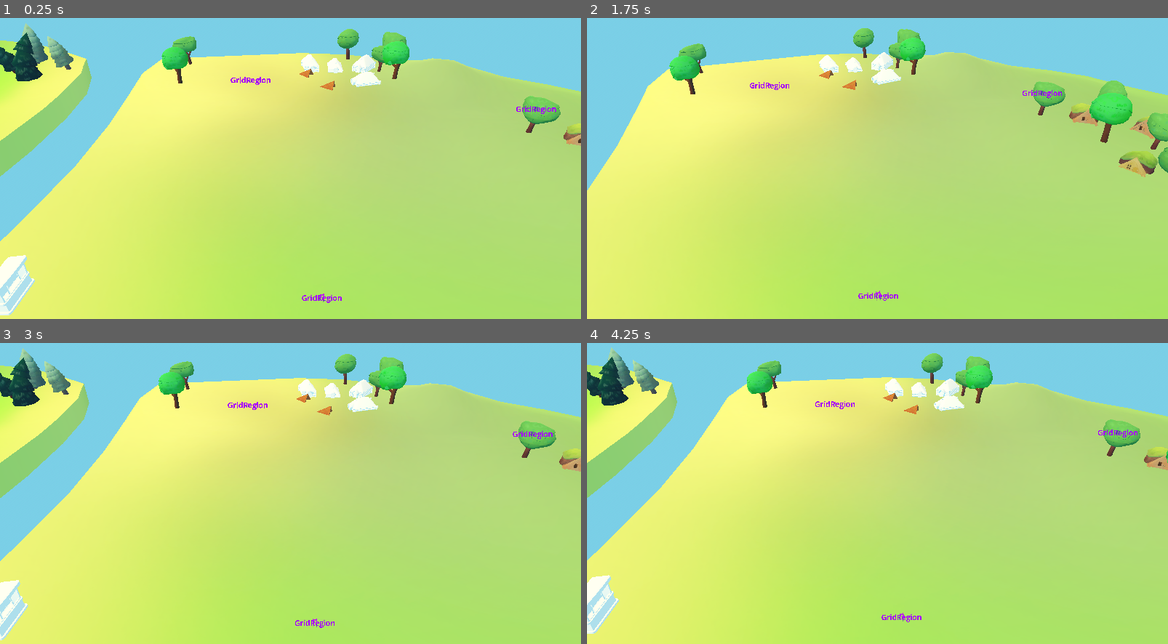
Above: before the commit, frames 1-4 (two rows, left to right).
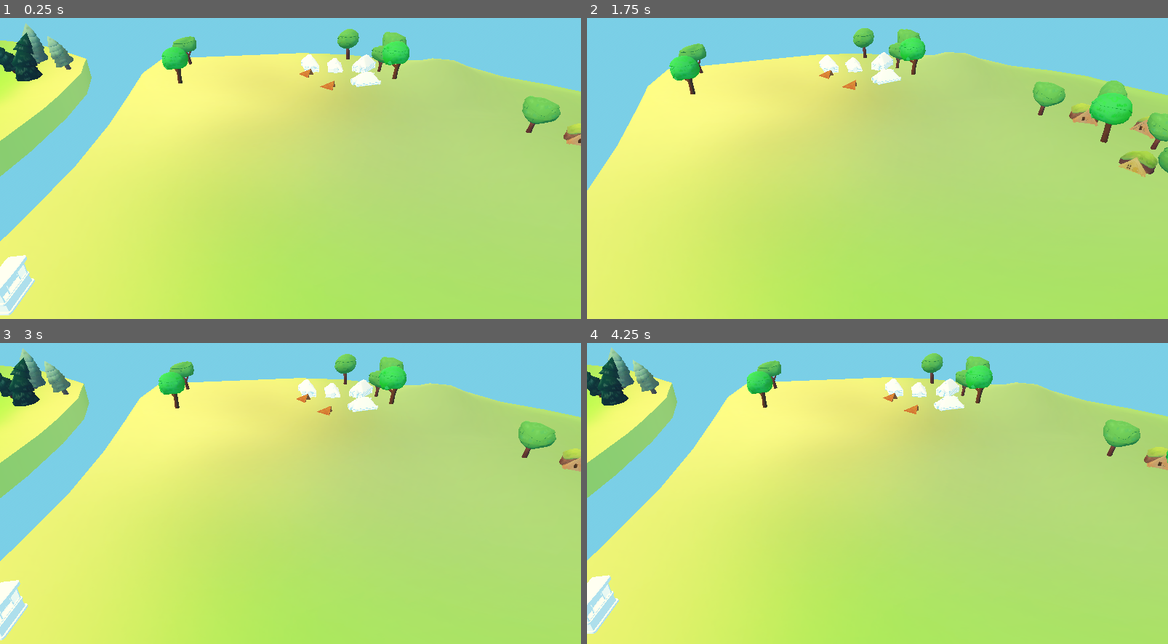
Above: after the commit, the same moments.

Repository: Baizard-13/Racoonomics
Game: Godot game, scene res://Location/location.tscn
Same seed, same stepped clock (60 frames per second), same inputs: the game is played once before the commit and once after it.
Inputs (mouse positions are in pixels of both pictures, inside the frame that each line leads up to):
- Up to frame 1 (0.25 s): no input
- Up to frame 2 (1.75 s): tap Enter at 0.5 s; move the mouse to (1005, 138) at 0.52 s; tap A (a) at 0.6 s; tap D (d) at 0.8, 1.35 s; tap Space at 1.25 s; move the mouse to (761, 171) at 1.27 s; tap E (e) at 1.55 s
- Up to frame 3 (3 s): tap Enter at 2 s; move the mouse to (348, 409) at 2.02 s; tap E (e) at 2.1 s; tap Q (q) at 2.3, 2.85 s; tap Space at 2.75 s; move the mouse to (261, 544) at 2.77 s
- Up to frame 4 (4.25 s): tap S (s) at 3.05, 3.6 s; tap Enter at 3.5 s; move the mouse to (1051, 529) at 3.52 s; tap W (w) at 3.8 s

The runs differ from the first frame. In frame 1, 0.2% of the frame differs, in the area x 39-96%, y 19-95%; in frame 2, 0.2%; in frame 3, 0.2%; in frame 4, 0.2%.
Error before the commit: Parse Error: Could not parse global class "WorldGrid" from "res://Grid/scripts/world_grid.gd". (res://Grid/scripts/grid_region.gd:37)
Error after the commit: Invalid access to property or key 'carrot' on a base object of type 'Node (Global.gd)'. (res://scripts/FarmWork.gd:12)

Commit message:
more early building stuff

Diff:
--- a/Global.gd
+++ b/Global.gd
@@ -1,32 +1,20 @@
 extends Node
 
-var devotion: int = 0 ##преданность
+#var devotion: int = 0 ##преданность # по регионам же..?
 
-#переменные продуктов
-var carrot: int = 0 ##морковь
-var nuts: int = 0 ##орехи
-var apple: int = 0 ##яблоки
-var planks: int = 0 ##доски
+#enum prod_types{
+	#carrot = 0, ##морковка, даёт сытность для зайчиков = довольность :O
+	#nut = 1, ##орехи, даёт сытность для белочек = довольность :O
+	#apple = 2, ##яблочки, даёт сытность для ёжиков = довольность :O
+	#wood = 3, ##брёвна, даёт сытность для бобров = довольность :O
+#}
 
-#переменные блюд
-var carrot_soup: int = 0 ##морковный суп
-var nut_snacks: int = 0 ##ореховые снеки
-var applesauce: int = 0 ##яблочное пюре
-var fried_bark: int = 0 ##жареная кора
 
-enum prod_types{
-	carrot = 0, ##морковка, даёт сытность для зайчиков = довольность :O
-	nuts = 1, ##орехи, даёт сытность для белочек = довольность :O
-	apple = 2, ##яблочки, даёт сытность для ёжиков = довольность :O
-	planks = 3, ##брёвна, даёт сытность для бобров = довольность :O
+enum ProduceType {
+	CARROT,
+	NUT,
+	APPLE,
+	WOOD,
+	MEAT,
+	FLIES
 }
-func add_to_integer_res_type(prod_type_check: int, add_value: int):
-	match prod_type_check:
-		0:
-			carrot += add_value
-		1:
-			nuts += add_value
-		2:
-			apple += add_value
-		3:
-			planks += add_value
--- a/Grid/scenes/building.tscn
+++ b/Grid/scenes/building.tscn
@@ -43,6 +43,7 @@
 
 [node name="Building" type="Node3D" unique_id=155364411]
 script = ExtResource("1_tblqq")
+ports = null
 
 [node name="MeshBoundsVisualizer" type="MeshInstance3D" parent="." unique_id=1486330635]
 transform = Transform3D(1, 0, 0, 0, 1, 0, 0, 0, 1, 0, 0.5, 0)
@@ -50,3 +51,5 @@
 mesh = SubResource("BoxMesh_tblqq")
 
 [node name="GridUIVisualizer" type="Node3D" parent="." unique_id=926903815]
+
+[node name="Ports" type="Node3D" parent="." unique_id=486897094]
--- a/Grid/scripts/building.gd
+++ b/Grid/scripts/building.gd
@@ -3,10 +3,12 @@
 extends Node3D
 
 @export var title := "Unnamed Building"
-@export var dimensions := Vector2i.ONE
+@export var dimensions := Vector2i.ONE # for the sake of my sanity we will assume the grid size is 1x1m.
 ## world-space origin
 @export var origin_cell := Vector2i.ZERO
 @export var invalid_cells : Array[Vector2i]
+@export var ports : Array[BuildingPort]
+
 @onready var mesh_bounds_visualizer: MeshInstance3D = $MeshBoundsVisualizer
 
 func get_cells() -> Array[Vector2i]:
@@ -15,3 +17,30 @@
 		for y in range(origin_cell.y, origin_cell.y + dimensions.y):
 			cells.append(Vector2i(x, y))
 	return cells
+
+func get_port_at_cell(cell: Vector2i) -> BuildingPort:
+	for port in ports:
+		var port_cell = origin_cell + port.cell_offset
+		if port_cell == cell:
+			return port
+	return null
+
+# func tick() -> void:
+# 	print("someone didn't override tick(), please do (building %s)" % name)
+
+# wherever these will eventually be called, they must be called in this order specifically
+func tick_produce() -> void:
+	pass
+
+func tick_transport() -> void:
+	pass
+
+func tick_consume() -> void:
+	pass
+
+
+func update_editor_vis() -> void:
+	pass
+
+func _rebuild_ports():
+	pass
--- a/Grid/scripts/world_grid.gd
+++ b/Grid/scripts/world_grid.gd
@@ -51,11 +51,14 @@
 	return ""
 
 func try_place_building(building: Building) -> bool:
-    var building_cells = building.get_cells()
-    for cell in building_cells:
-        if !valid_cells.has(cell) or occupied_cells.has(cell):
-            return false
+	var building_cells = building.get_cells()
+	for cell in building_cells:
+		if !valid_cells.has(cell) or occupied_cells.has(cell):
+			return false
 
-    var building_rect = Rect2i(building.origin_cell, building.dimensions)
-    _occupy_rect(building_rect, building.title)
-    return true
+	var building_rect = Rect2i(building.origin_cell, building.dimensions)
+	_occupy_rect(building_rect, building.title)
+	if building.get_parent() != self:
+		add_child(building)
+
+	return true
--- a/Location/Location_Meshes/sm_location.tscn
+++ b/Location/Location_Meshes/sm_location.tscn
@@ -8,5 +8,5 @@
 
 [node name="SM_Location" unique_id=1477174123 instance=ExtResource("1_3ktas")]
 
-[node name="SM_Location" parent="." index="0" unique_id=1093386973]
+[node name="SM_Location" parent="." index="0" unique_id=787512097]
 surface_material_override/0 = SubResource("StandardMaterial3D_3ktas")
--- a/Location/Location_Meshes/sm_tree_elki_1.tscn
+++ b/Location/Location_Meshes/sm_tree_elki_1.tscn
@@ -8,5 +8,5 @@
 
 [node name="SM_Tree_Elki_1" unique_id=1026577583 instance=ExtResource("1_23mh1")]
 
-[node name="SM_Tree_Elki_1" parent="." index="0" unique_id=151483866]
+[node name="SM_Tree_Elki_1" parent="." index="0" unique_id=1539178913]
 surface_material_override/0 = SubResource("StandardMaterial3D_n2wsc")
--- a/Location/location.tscn
+++ b/Location/location.tscn
@@ -4,7 +4,7 @@
 [ext_resource type="PackedScene" uid="uid://bu4ik4j52immm" path="res://Grid/scenes/grid_region.tscn" id="2_34a2q"]
 [ext_resource type="Script" uid="uid://b88krc8w61x6i" path="res://Location/cameralogic.gd" id="2_u6sc3"]
 [ext_resource type="PackedScene" uid="uid://bq55y3n2nyd0" path="res://Grid/scenes/world_grid.tscn" id="3_tnktr"]
-[ext_resource type="Script" uid="uid://cyfhjwceljlyj" path="res://script/FarmWork.gd" id="5_wlodm"]
+[ext_resource type="Script" uid="uid://cyfhjwceljlyj" path="res://scripts/FarmWork.gd" id="5_wlodm"]
 
 [sub_resource type="ProceduralSkyMaterial" id="ProceduralSkyMaterial_u6sc3"]
 ground_bottom_color = Color(0.37301219, 0.68417555, 0.812935, 1)
--- a/resourse/CarrotFarm.tres
+++ b/resources/CarrotFarm.tres
@@ -1,6 +1,6 @@
 [gd_resource type="Resource" script_class="Farm" format=3 uid="uid://1lc32so2wr51"]
 
-[ext_resource type="Script" uid="uid://c7wnnws2677sp" path="res://script/Farm.gd" id="1_pfyn1"]
+[ext_resource type="Script" uid="uid://c7wnnws2677sp" path="res://scripts/Farm.gd" id="1_pfyn1"]
 
 [resource]
 script = ExtResource("1_pfyn1")
--- a/script/Farm.gd
+++ b/scripts/Farm.gd
@@ -1,9 +1,9 @@
 @icon ("res://Images/paintdotnet_y9vSMDoCGH.png")
+class_name Farm
 extends Resource
-class_name Farm
 
 @export_category("Данные фермы")
-@export var product_type:Global.prod_types ##тип продукта
+#@export var product_type:Global.prod_types ##тип продукта
 @export var prod_count_per_timer: int = 0 ##Количество выработки продукта в сек
 @export var prod_timer_lvl_1: float = 3 ##Время таймера lvl1 секунды
 @export var prod_timer_lvl_2: float = 1 ##Время таймера lvl2 минуты
--- a/script/FarmWork.gd
+++ b/scripts/FarmWork.gd
@@ -1,5 +1,5 @@
 extends Node
-var current_farm: Farm = preload("res://resourse/CarrotFarm.tres")
+var current_farm: Farm = preload("res://resources/CarrotFarm.tres")
 var timer_active: bool = true
 var time_accumulator: float = 0.0
 
--- /dev/null
+++ b/scripts/building_port.gd
@@ -0,0 +1,14 @@
+class_name BuildingPort
+extends Resource
+
+enum PortType {
+	EXPORTS,
+	IMPORTS
+}
+
+@export var port_type: PortType = PortType.EXPORTS
+## offset relative to building origin
+@export var cell_offset: Vector2i = Vector2i.ZERO
+## (0, -1) = north, (1, 0) = east, (0, 1) = south, (-1, 0) = west
+@export var facing: Vector2i = Vector2i(0, -1)
+@export var storage : ItemStorage
--- /dev/null
+++ b/scripts/food.gd
@@ -0,0 +1,11 @@
+class_name Food
+extends Item
+
+@export var components : Array[Produce]
+
+func get_produce_types() -> Array[Global.ProduceType]:
+	var types : Array[Global.ProduceType]
+	for component in components:
+		types.append(component.produce_type)
+
+	return types
--- /dev/null
+++ b/scripts/item.gd
@@ -0,0 +1,35 @@
+class_name Item
+extends Resource
+
+@export var quantity: int = 0
+
+# override this
+func get_produce_types() -> Array[Global.ProduceType]:
+	return []
+
+func is_any_of(types: Array[Global.ProduceType]) -> bool:
+	for t in get_produce_types():
+		if types.has(t):
+			return true
+
+	return false
+
+func split(split_qty: int) -> Item:
+	if split_qty >= quantity:
+		var full_item := duplicate()
+		quantity = 0
+		return full_item
+	else:
+		var split_item := duplicate()
+		split_item.quantity = split_qty
+		quantity -= split_qty
+		return split_item
+
+func combine(other: Item) -> bool:
+	if get_produce_types() != other.get_produce_types():
+		return false
+
+	quantity += other.quantity
+	other.quantity = 0
+
+	return true
--- /dev/null
+++ b/scripts/item_storage.gd
@@ -0,0 +1,68 @@
+class_name ItemStorage
+extends Resource
+
+@export var accepted_types : Array[Global.ProduceType]
+@export var capacity : int = 10
+## is_input and is_output don't affect the logic of the storage itself, it's supposed to be used by external code
+@export var is_input : bool = true
+@export var is_output : bool = true
+
+@export var items : Array[Item] = []
+@export var filled_capacity : int = 0
+
+func take(qty: int) -> Array[Item]:
+	var taken_items : Array[Item] = []
+	for item in items:
+		if item.quantity > 0:
+			var taken_item := item.split(qty)
+			taken_items.append(taken_item)
+			filled_capacity -= taken_item.quantity
+			qty -= taken_item.quantity
+			if qty <= 0:
+				break
+
+	return taken_items
+
+func take_filtered(qty: int, types: Array[Global.ProduceType]) -> Array[Item]:
+	var taken_items : Array[Item] = []
+	for item in items:
+		if item.quantity > 0 and item.is_any_of(types):
+			var taken_item := item.split(qty)
+			taken_items.append(taken_item)
+			filled_capacity -= taken_item.quantity
+			qty -= taken_item.quantity
+			if qty <= 0:
+				break
+
+	return taken_items
+
+func put(item: Item) -> Array[Item]:
+	if not item.is_any_of(accepted_types):
+		return [item]
+	if filled_capacity >= capacity:
+		return [item]
+
+	var space_left := capacity - filled_capacity
+
+	if item.quantity <= space_left:
+		items.append(item)
+		filled_capacity += item.quantity
+		return []
+	else:
+		var to_store := item.split(space_left)
+		items.append(to_store)
+		filled_capacity += to_store.quantity
+		return [item]
+
+func merge_duplicates():
+	var unique_items : Array[Item] = []
+	for item in items:
+		var merged := false
+		for unique_item in unique_items:
+			if item.combine(unique_item):
+				merged = true
+				break
+		if not merged:
+			unique_items.append(item)
+
+	items = unique_items
--- /dev/null
+++ b/scripts/produce.gd
@@ -0,0 +1,24 @@
+class_name Produce
+extends Item
+
+@export var produce_type: Global.ProduceType
+
+func get_type_name() -> String:
+	match produce_type:
+		Global.ProduceType.CARROT:
+			return "Морковь"
+		Global.ProduceType.NUT:
+			return "Орехи"
+		Global.ProduceType.APPLE:
+			return "Яблоки"
+		Global.ProduceType.WOOD:
+			return "Дерево"
+		Global.ProduceType.MEAT:
+			return "Мясо"
+		Global.ProduceType.FLIES:
+			return "Мухи"
+		_:
+			return "???"
+
+func get_produce_types() -> Array[Global.ProduceType]:
+	return [produce_type]
Renamed: scene/PixelLoka.tscn -> scenes/PixelLoka.tscn
Renamed: scene/loka.tscn -> scenes/loka.tscn
Renamed: script/Farm.gd.uid -> scripts/Farm.gd.uid
Renamed: script/FarmWork.gd.uid -> scripts/FarmWork.gd.uid
Not shown, added: scripts/building_port.gd.uid
Not shown, added: scripts/food.gd.uid
Not shown, added: scripts/item.gd.uid
Not shown, added: scripts/item_storage.gd.uid
Not shown, added: scripts/produce.gd.uid
